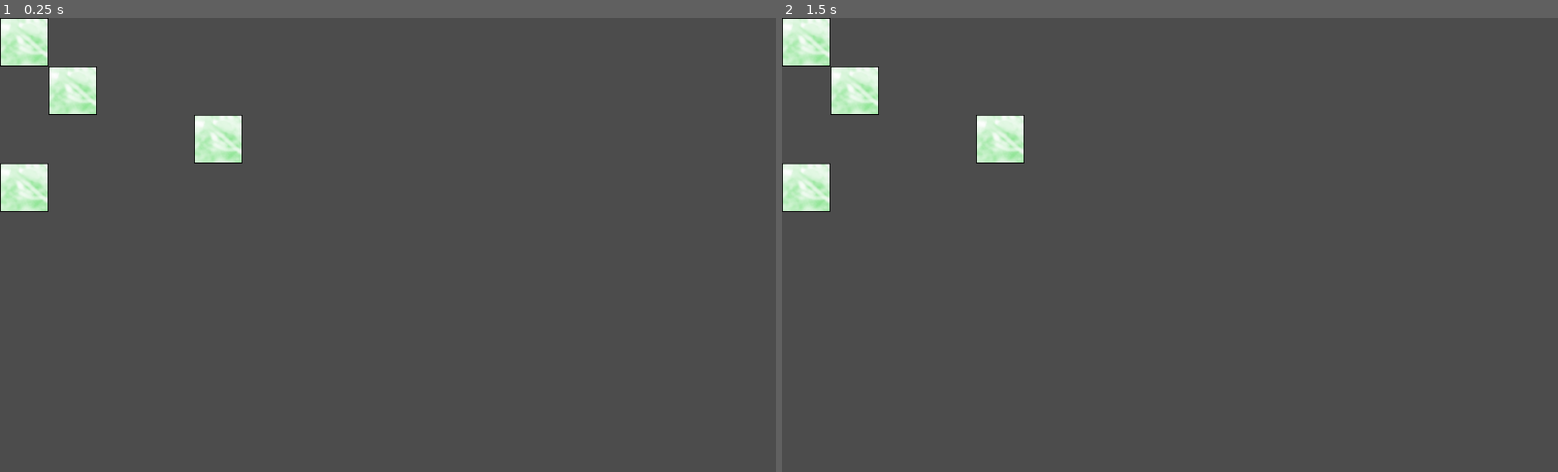
Above: before the commit, frames 1-2 (left to right).
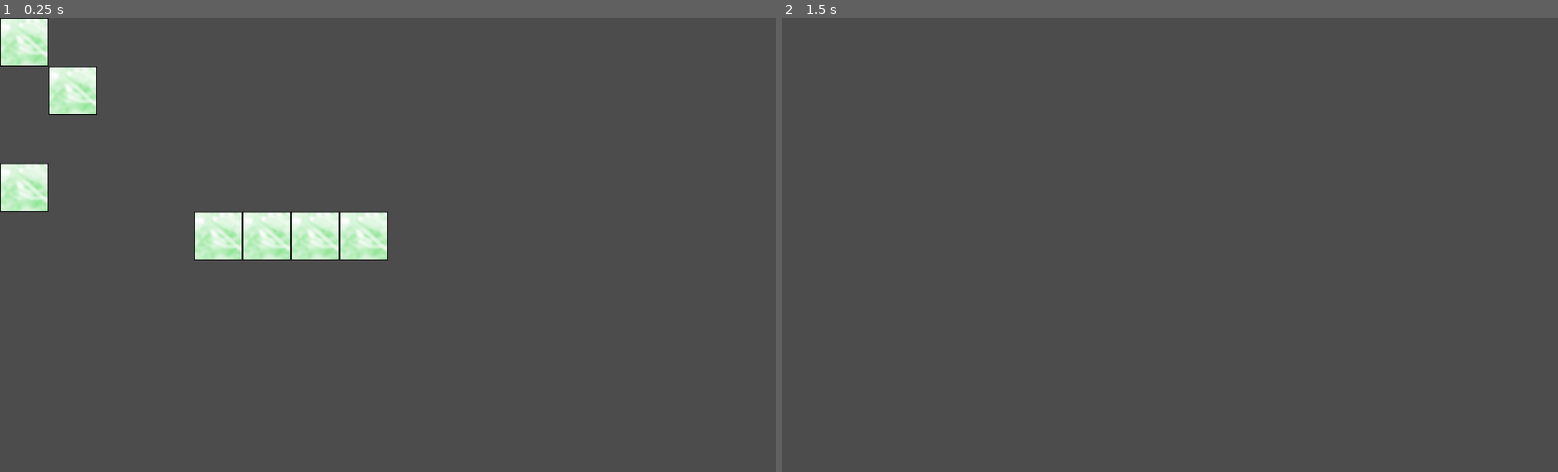
Above: after the commit, the same moments.

Repository: xFrednet/spaceship-factory
Game: Godot game, scene res://le_game.tscn
Same seed, same stepped clock (60 frames per second), same inputs: the game is played once before the commit and once after it.
Inputs:
- Up to frame 1 (0.25 s): no input
- Up to frame 2 (1.5 s): tap Enter at 0.5 s; tap F6 (swap_scene, bound only after the commit) at 0.6, 1.35 s; tap Space at 1.25 s

The runs differ from the first frame. In frame 1, 3.3% of the frame differs, in the area x 25-50%, y 21-54%; in frame 2, 2.6%.
Error after the commit: Invalid call. Nonexistent function 'add_spaceship' in base 'Node2D (station.gd)'. (res://scene/scene_manager.gd:26)

Commit message:
Added a new space scene with a scene manager #8

Diff:
--- a/entity/meteoroid/meteoroid.gd
+++ b/entity/meteoroid/meteoroid.gd
@@ -3,8 +3,9 @@
 class_name Meteoroid
 
 var health : float = 1.0
-export(float, 10, 1, 0.1) var max_health : float = 1.0
-export(String, "loot:meteoroid.x") var loot_table_entry : String
+export(float, 1.0, 1000.0) var max_health : float = 1.0
+export(String) var loot_table_entry : String = "loot:meteoroid.x"
+export(String) var name_key : String = "m:"
 
 func _ready():
 	health = max_health
--- /dev/null
+++ b/entity/meteoroid/simple_meteoroid/simple_meteoroid.tscn
@@ -0,0 +1,20 @@
+[gd_scene load_steps=4 format=2]
+
+[ext_resource path="res://entity/meteoroid/meteoroid.gd" type="Script" id=1]
+[ext_resource path="res://entity/meteoroid/meteoroid_null.png" type="Texture" id=2]
+
+[sub_resource type="CircleShape2D" id=1]
+radius = 32.0
+
+[node name="simple_meteoroid" type="RigidBody2D"]
+mass = 10.2041
+script = ExtResource( 1 )
+max_health = 200.0
+loot_table_entry = "loot:meteoroid.simple"
+name_key = "m:simple"
+
+[node name="sprite" type="Sprite" parent="."]
+texture = ExtResource( 2 )
+
+[node name="CollisionShape2D" type="CollisionShape2D" parent="."]
+shape = SubResource( 1 )
--- a/entity/spaceship/tilemap.gd
+++ b/entity/spaceship/tilemap.gd
@@ -10,8 +10,11 @@
 	self.set_tile(0, 0, tile.instance())
 	self.set_tile(1, 1, tile.instance())
 	self.set_tile(0, 3, tile.instance())
-	self.set_tile(4, 2, tile.instance())
-	self.print_tree_pretty()
+	self.set_tile(4, 4, tile.instance())
+	self.set_tile(5, 4, tile.instance())
+	self.set_tile(6, 4, tile.instance())
+	self.set_tile(7, 4, tile.instance())
+	# self.print_tree_pretty()
 
 # Tiles
 func set_tile(tx : int, ty : int, node : Node2D):
--- a/le_game.gd
+++ b/le_game.gd
@@ -1,6 +1,6 @@
 extends Node
 
-const CLIENT_ENTRY_SCENE = "res://scene/station/station.tscn"
+const CLIENT_ENTRY_SCENE = "res://scene/scene_manager.tscn"
 
 func _ready():
 	Logger.info("Entered entry scene", self)
--- a/project.godot
+++ b/project.godot
@@ -98,6 +98,14 @@
 
 enabled=PoolStringArray( "WAT" )
 
+[input]
+
+swap_scene={
+"deadzone": 0.5,
+"events": [ Object(InputEventKey,"resource_local_to_scene":false,"resource_name":"","device":0,"alt":false,"shift":false,"control":false,"meta":false,"command":false,"pressed":false,"scancode":16777249,"unicode":0,"echo":false,"script":null)
+ ]
+}
+
 [rendering]
 
 environment/default_environment="res://default_env.tres"
--- /dev/null
+++ b/scene/scene_manager.gd
@@ -0,0 +1,30 @@
+extends Node
+
+onready var scene_list = {
+	"station": load("res://scene/station/station.tscn").instance(),
+	"space": load("res://scene/space/space.tscn").instance()
+}
+
+onready var keys = ["station", "space"]
+var key_index = 1
+
+func _ready() -> void:
+	add_child(scene_list.get("station"))
+	pass
+
+func _process(_delta: float) -> void:
+	if Input.is_action_just_pressed("swap_scene"):
+		print(get_child_count())
+		var scene = get_child(0)
+		remove_child(scene) # The scene instance is keep by the scene_list
+
+		var spaceship = GameData.spaceship
+		spaceship.get_parent().remove_child(spaceship)
+
+		var new_scene = scene_list.get(keys[key_index])
+		key_index = (key_index + 1) % keys.size()
+		new_scene.add_spaceship(spaceship)
+		add_child(new_scene)
+
+func get_logger_name() -> String:
+	return "SceneMgr";
--- /dev/null
+++ b/scene/scene_manager.tscn
@@ -0,0 +1,6 @@
+[gd_scene load_steps=2 format=2]
+
+[ext_resource path="res://scene/scene_manager.gd" type="Script" id=1]
+
+[node name="scene_manager" type="Node"]
+script = ExtResource( 1 )
--- a/addons/WAT/expectations/is_Object.gd
+++ b/scene/space/space.gd
@@ -1,9 +1,15 @@
-extends "base.gd"
+extends Node2D
 
-func _init(value, context: String) -> void:
-	var passed: String = "%s is builtin: Object" % value
-	var failed: String = "%s is not builtin: Object" % value
-	self.context = context
-	self.success = value is Object
-	self.expected = passed
-	self.result = passed if self.success else failed
+# Called when the node enters the scene tree for the first time.
+func _ready():
+	Logger.info("Entered space scene", self)
+
+	# TODO spawn meteoroids
+
+	pass # Replace with function body.
+
+func add_spaceship(spaceship : Spaceship) -> void:
+	add_child(spaceship)
+
+func get_logger_name() -> String:
+	return "Space";
--- /dev/null
+++ b/scene/space/space.tscn
@@ -0,0 +1,6 @@
+[gd_scene load_steps=2 format=2]
+
+[ext_resource path="res://scene/space/space.gd" type="Script" id=1]
+
+[node name="space" type="Node2D"]
+script = ExtResource( 1 )
Binary file added: entity/meteoroid/meteoroid_null.png
Not shown, added: entity/meteoroid/meteoroid_null.png.import
